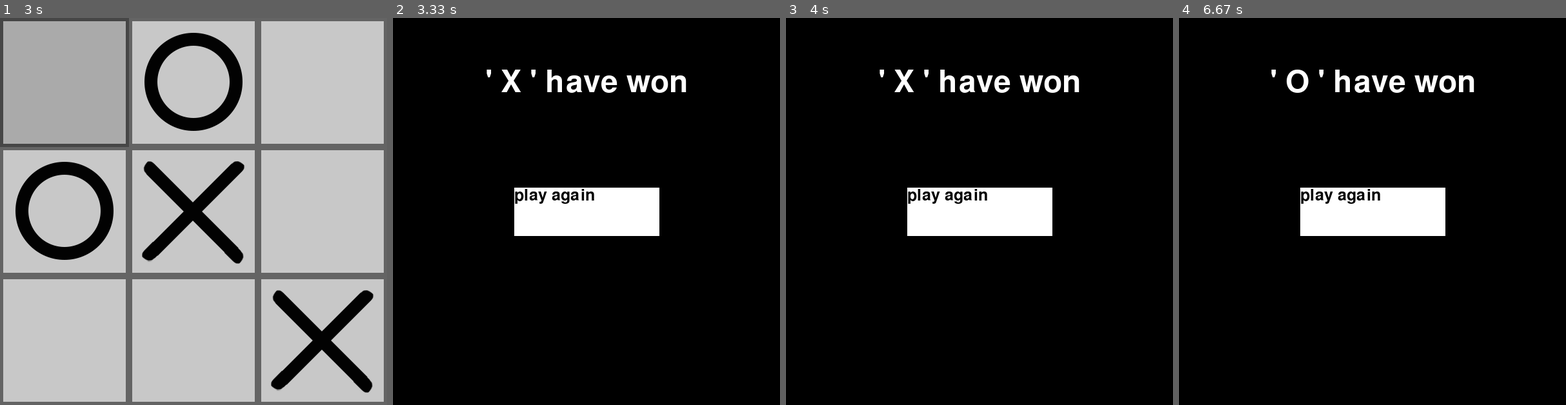
Above: before the commit, frames 1-4 (left to right).
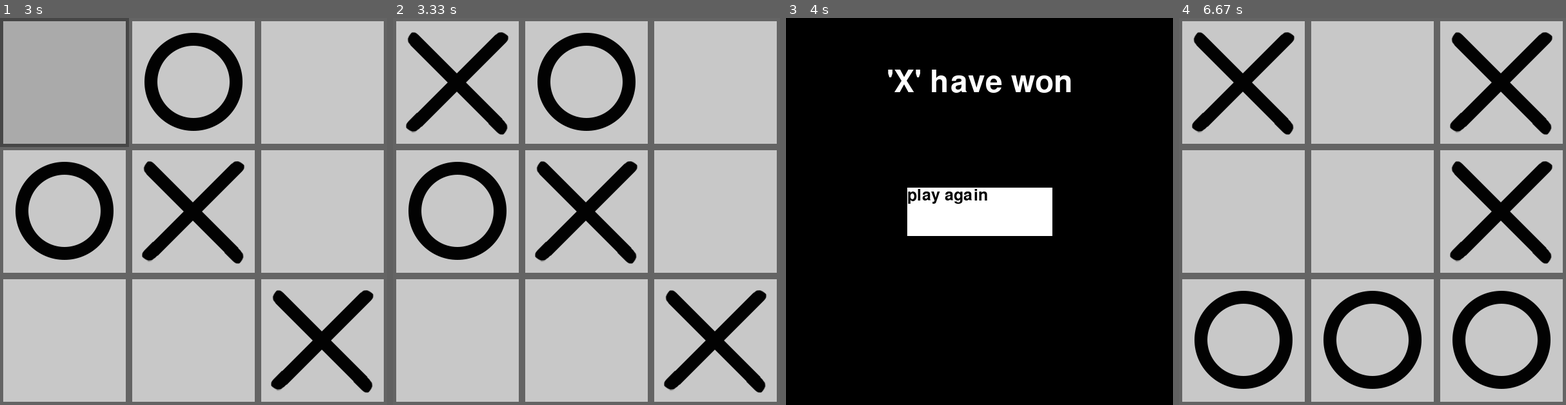
Above: after the commit, the same moments.

Repository: wiliams12/tic-tac-toe
Game: pygame game, started from pygame_tic-tac-toe.py
The game is run twice, just before and just after one commit, with the same random seed, the same clock (stepped at 60 frames per second) and the same inputs.
Inputs (mouse positions are in pixels of both pictures, inside the frame that each line leads up to):
- Up to frame 1 (3 s): click "2 players" at 0.38 s; click (193, 234) at 0.72 s; click (73, 153) at 1.15 s; move the mouse to (332, 346) at 1.43 s; click (332, 346) at 1.67 s; move the mouse to (201, 79) at 2.03 s; click (201, 79) at 2.33 s
- Up to frame 2 (3.33 s): click (458, 83) at 3.15 s, where only the run after the commit has a clickable "'X' have won"
- Up to frame 3 (4 s): move the mouse to (967, 145) at 3.67 s
- Up to frame 4 (6.67 s): click (1360, 145) at 4.1 s; click "play again" at 4.72 s; click "computer" at 5.05 s; click (1492, 203) at 5.38 s; click (1453, 141) at 5.82 s; click (1260, 137) at 6.28 s; move the mouse to (1387, 196) at 6.6 s

Frame 1 is identical in both runs. In frame 2, 90% of the frame differs, in the area x 0-100%, y 0-100%; in frame 3, 1.1%; in frame 4, 87%.

Commit message:
Last improvements

Diff:
--- a/main.py
+++ /dev/null
@@ -1,87 +0,0 @@
-from random import randint
-
-class App():
-    def __init__(self):
-        self.running = True
-        self.settings()
-        self.grid = [[0,0,0],
-                     [0,0,0],
-                     [0,0,0]]
-        self.game_loop()
-
-    def game_loop(self):
-        while self.running:
-            if self.two_players:
-                self.turn_player(1)
-                self.change()
-                self.turn_player(2)
-            else:
-                self.turn_player(1)
-                self.change()
-                self.turn_comp_random()
-            self.change()
-
-    def change(self):
-        win = self.check()
-        if win:
-            print(f"player {win} won.")
-            self.running = False
-        self.update()
-
-    def settings(self):
-        while self.running:
-            str_input = input("Two players? Y/N: ")
-            if  str_input == "Y":
-                self.two_players = True
-                self.running = False
-            elif str_input == "N":
-                self.two_players = False
-                self.running = False
-            else:
-                print("invalid input")
-        self.running = True
-
-    def valid_move(self,index):
-        if self.grid[index[0]][index[1]] == 0:
-            return True
-        else:
-            return False
-
-    def turn_player(self,player):
-        while True:
-            x,y = input("Please provide an input of cordinates in the grid seperated by comma. ").split(",")
-            if self.valid_move((int(x),int(y))):
-                break
-            else:
-                print("invalid move")
-        self.grid[int(x)][int(y)] = player
-
-    def check(self):
-        for i in range(3):
-            if self.grid[i][0] == self.grid[i][1] == self.grid[i][2] != 0:
-                return self.grid[i][i]
-            elif self.grid[0][i] == self.grid[1][i] == self.grid[2][i] != 0:
-                return self.grid[i][i]
-            elif self.grid[0][0] == self.grid[1][1] == self.grid[2][2] != 0:
-                return self.grid[1][1]
-            elif self.grid[2][0] == self.grid[1][1] == self.grid[0][2] != 0:
-                return self.grid[1][1]
-        return 0
-
-    def turn_comp_random(self):
-        while True:
-            x = randint(0,2)
-            y = randint(0,2)
-            if self.valid_move((x,y)):
-                break
-        self.grid[x][y] = 2
-
-
-    def update(self):
-        for i in range(3):
-            for q in range(3):
-                print(self.grid[i][q],end=None)
-            print("\n")
-
-
-App()
--- a/pygame_tic-tac-toe.py
+++ b/pygame_tic-tac-toe.py
@@ -3,59 +3,78 @@
 from random import randint
 import copy
 
+
 pygame.init()
 pygame.mixer.init()
 
+WHITE = (255,255,255)
+BLACK = (0,0,0)
+SIZE = 600
+
+
 class App():
     def __init__(self):
+        """
+        Setting up pygame. Creating tiles.
+        """
         self.running = True
-        self.size = 600
+        self.size = SIZE
         self.screen = pygame.display.set_mode((self.size,self.size))
         self.grid = [[0,0,0],
                      [0,0,0],
                      [0,0,0]]
         pygame.display.set_caption("Tic-Tac-Toe")
         pygame.display.set_icon(pygame.image.load("static\imgs\icon.png"))
-        self.heading = Text("Choose: ",300,100,60,(255,255,255))
         self.mixer = pygame.mixer.Sound("static\sound\sound.mp3")
         self.tiles = []
         for i in range(3):
             for q in range(3):
                 self.tiles.append(Tile(q,i,600))
-        self.turn = -1
-        self.current_on = {"x":None,"y":None}
-
-
-        self.settings()
-        self.game_loop()
+        self.turn = 0
+        self.current_on = [None, None]
+
 
     def game_loop(self):
-        self.update()
+        """
+        The game loop. Doesn't need to be broken out of because end_check() starts a nested App() when the quiting condition is fulfilled
+        """
+        self.set_up()
         while self.running:
-            self.change()
             if self.two_players:
                 self.turn_player(1)
-                self.change()
+                self.end_check()
                 self.turn_player(2)
+                self.end_check()
             else:
                 self.turn_player(1)
-                self.change()
+                self.end_check()
                 self.turn_comp()
-
-    def change(self):
+                self.end_check()
+
+
+    def end_check(self):
+        """
+        Evaluates the result of check()
+        """
         win = self.check(self.grid)
         if win == 1:
             symbol = "X"
-            self.end_screen(f"' {symbol} ' have won")
+            self.end_screen(f"'{symbol}' have won")
         elif win == 2:
             symbol = "O"
-            self.end_screen(f"' {symbol} ' have won")
+            self.end_screen(f"'{symbol}' have won")
         self.turn +=1
         if self.turn == 9:
             self.end_screen("It is a draw")
 
+
+
     def end_screen(self,text):
-            text = Text(text,300,100,70,(255,255,255))
+            """
+            An end screen giving player an option to play again. The play again option runs another App(). The current App() terminates once the nested App() ends.
+            """
+            pygame.time.delay(500)
+            text = Text(text,300,100,70,WHITE)
             btn = Button(600,"play again",(300,300))
             while self.running:
                 for event in pygame.event.get():
@@ -63,16 +82,22 @@
                         pygame.quit()
                     if event.type == MOUSEBUTTONDOWN:
                         if btn.rect.collidepoint(event.pos):
-                            App()
+                            app = App()
+                            app.settings()
+                            app.game_loop()
                             self.running = False
                             pygame.quit()
-                self.screen.fill((0,0,0))
+                self.screen.fill(BLACK)
                 self.screen.blit(text.txt,text.rect)
                 pygame.draw.rect(self.screen,btn.color,btn.rect)
                 self.screen.blit(btn.txt.txt,btn.rect)
                 pygame.display.flip()
 
+
     def settings(self):
+        """
+        Setting the game mode. Either 2 players or playing against a computer is possible
+        """
         btn_2players = Button(600, "2 players", (150,300))
         btn_comp = Button(600,"computer",(450,300))
         while self.running:
@@ -86,26 +111,36 @@
                     elif btn_comp.rect.collidepoint(event.pos):
                         self.two_players = False
                         self.running = False
-            self.screen.fill((0,0,0))
+            self.screen.fill(BLACK)
 
             pygame.draw.rect(self.screen,btn_2players.color,btn_2players.rect)
             pygame.draw.rect(self.screen,btn_comp.color,btn_comp.rect)
 
+            heading = Text("Choose: ",300,100,60,WHITE)
+
             self.screen.blit(btn_2players.txt.txt,btn_2players.rect)
             self.screen.blit(btn_comp.txt.txt,btn_comp.rect)
-            self.screen.blit(self.heading.txt,self.heading.rect)
+            self.screen.blit(heading.txt,heading.rect)
 
             pygame.display.flip()
 
         self.running = True
 
+
     def valid_move(self,index):
+        """
+        Checks whether the given move is valid (The tile is yet to be occupied)
+        """
         if self.grid[index[0]][index[1]] == 0:
             return True
         else:
             return False
 
+
     def turn_player(self,player):
+        """
+        Player's turn. Gets a move from the user and displays it on screen.
+        """
         while True:
             x,y = self.get_move(600)
             if self.valid_move((int(x),int(y))):
@@ -113,7 +148,7 @@
             else:
                 print("invalid move")
         self.grid[int(x)][int(y)] = player
-        rect = pygame.rect.Rect(self.current_on["x"]*self.size//3,self.current_on["y"]*self.size//3,self.size//3,self.size//3)
+        rect = pygame.rect.Rect(self.current_on[0]*self.size//3,self.current_on[1]*self.size//3,self.size//3,self.size//3)
         pygame.draw.rect(self.screen,(200,200,200),rect)
         pygame.draw.rect(self.screen,(100,100,100),rect,5,1)
         if player == 1:
@@ -122,8 +157,10 @@
             Image("static\imgs\circle2.png",600,x,y,self.screen,self.mixer)
 
 
-
     def check(self,grid):
+        """
+        Checks whether any of the winning/losing conditions has beee met.
+        """
         for i in range(3):
             if grid[i][0] == grid[i][1] == grid[i][2] != 0:
                 return grid[i][i]
@@ -135,8 +172,11 @@
                 return grid[1][1]
         return 0
 
-    def turn_comp(self):
-        def funct(global_grid):
+
+    def comp_move(self, global_grid):
+            """
+            Firstly it checks the board for an option to win. If none is found, it tries to prevent the oponent from winning. Returns false if no important move can be made.
+            """
             for i in range(3):
                 for q in range(3):
                     local_grid = copy.deepcopy(global_grid)
@@ -149,9 +189,14 @@
                     local_grid[i][q] = 1
                     if self.check(local_grid) != 0 and self.valid_move((i,q)):
                         return i,q
-            return 0
-
-        tile = funct(copy.deepcopy(self.grid))
+            return False
+
+
+    def turn_comp(self):
+        """
+        Calls comp_move(). If it return false, it generates random placement. Finally, displays it on the screen.
+        """
+        tile = self.comp_move(copy.deepcopy(self.grid))
         if tile:
             x,y = tile
         else:
@@ -160,27 +205,27 @@
                 y = randint(0,2)
                 if self.valid_move((x,y)):
                     break
-
-
-
-
-
-
-
-        #Already has a move
         self.grid[x][y] = 2
         rect = pygame.rect.Rect(x*self.size//3,y*self.size//3,self.size//3,self.size//3)
         pygame.draw.rect(self.screen,(200,200,200),rect)
         pygame.draw.rect(self.screen,(100,100,100),rect,5,1)
         Image("static\imgs\circle2.png",600,x,y,self.screen,self.mixer)
 
-    def update(self):
+
+    def set_up(self):
+        """
+        Displays the initial grid which will be later filled.
+        """
         self.screen.fill((200,200,200))
         for tile in self.tiles:
             pygame.draw.rect(self.screen,(100,100,100),tile.rect,5,1)
         pygame.display.flip()
 
+
     def get_move(self,size):
+        """
+        A loop waiting for an user input.
+        """
         while self.running:
             for event in pygame.event.get():
                 if event.type == QUIT:
@@ -200,7 +245,11 @@
         self.running = True
         return x,y
 
+
     def current_tile(self,tile):
+        """
+        Highlights the tile, mouse is currently on. The try block then gives the tile it's original colour.
+        """
         x = tile.rect.left//(self.size//3)
         y = tile.rect.top//(self.size//3)
         if self.grid[x][y] == 0:
@@ -208,17 +257,15 @@
             pygame.draw.rect(self.screen,(70,70,70),tile.rect,5,1)
             pygame.display.flip()
         try:
-            if (self.current_on["x"] != x or self.current_on["y"] != y) and self.grid[self.current_on["x"]][self.current_on["y"]] == 0:
-                rect = pygame.rect.Rect(self.current_on["x"]*self.size//3,self.current_on["y"]*self.size//3,self.size//3,self.size//3)
+            if (self.current_on[0] != x or self.current_on[1] != y) and self.grid[self.current_on[0]][self.current_on[1]] == 0:
+                rect = pygame.rect.Rect(self.current_on[0]*self.size//3,self.current_on[1]*self.size//3,self.size//3,self.size//3)
                 pygame.draw.rect(self.screen,(200,200,200),rect)
                 pygame.draw.rect(self.screen,(100,100,100),rect,5,1)
                 pygame.display.flip()
         except TypeError:
             pass
-        self.current_on["x"] = x
-        self.current_on["y"] = y
-
-
+        self.current_on[0] = x
+        self.current_on[1] = y
 
 
 
@@ -235,15 +282,18 @@
         self.rect = self.txt.get_rect()
         self.rect.center = (self.x,self.y)
 
+
+
 class Button():
     def __init__(self,size,text,pos):
         self.size = (3*size//8,size//8)
         self.pos = pos
         self.text = text
-        self.txt = Text(text,*self.pos,size//16,(0,0,0))
+        self.txt = Text(text,*self.pos,size//16,BLACK)
         self.rect = pygame.rect.Rect(0,0,*self.size)
         self.rect.center = self.pos
-        self.color = (255,255,255)
+        self.color = WHITE
+
 
 
 class Tile():
@@ -253,20 +303,22 @@
         self.rect.left = x*self.size
         self.rect.top = y*self.size
 
+
+
 class Image():
     def __init__(self,path,size,x,y,screen,mixer):
         self.img = pygame.image.load(path)
         self.rect = self.img.get_rect()
         self.rect.left = x*size//3
         self.rect.top = y*size//3
-        self.draw_self(screen,mixer)
-
-    def draw_self(self,screen,mixer):
         screen.blit(self.img,self.rect)
         mixer.play(0)
         pygame.time.wait(100)
         pygame.display.flip()
 
 
-App()
-pygame.quit()
+if __name__ == "__main__":
+    app = App()
+    app.settings()
+    app.game_loop()
+    pygame.quit()
Not shown, changed: README.md
Not shown, removed: TODO.txt
Not shown, added: requirements.txt
